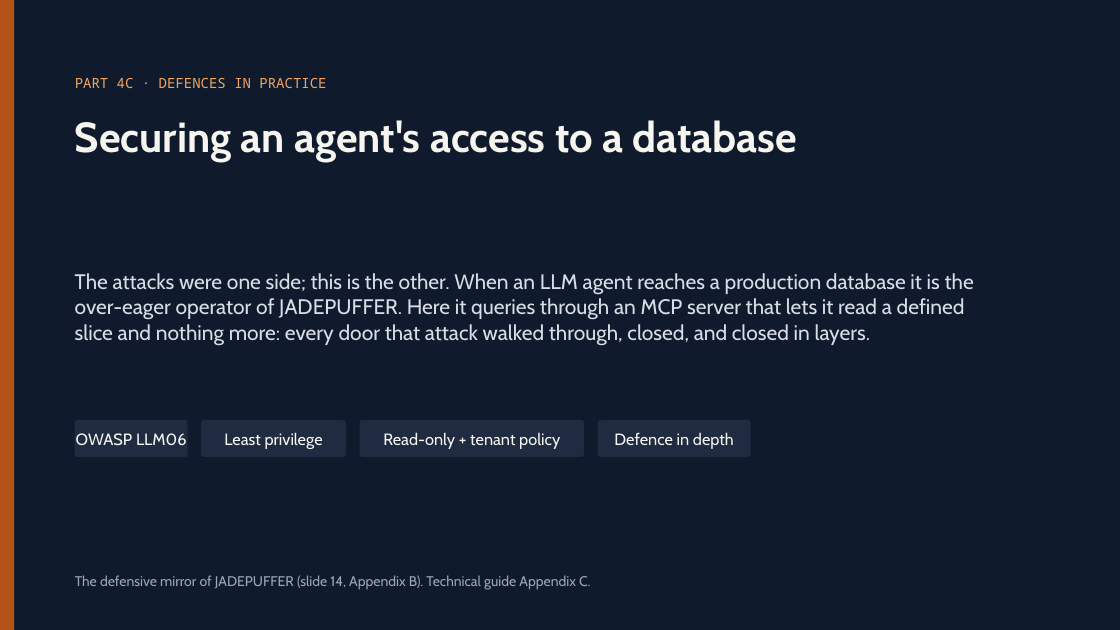
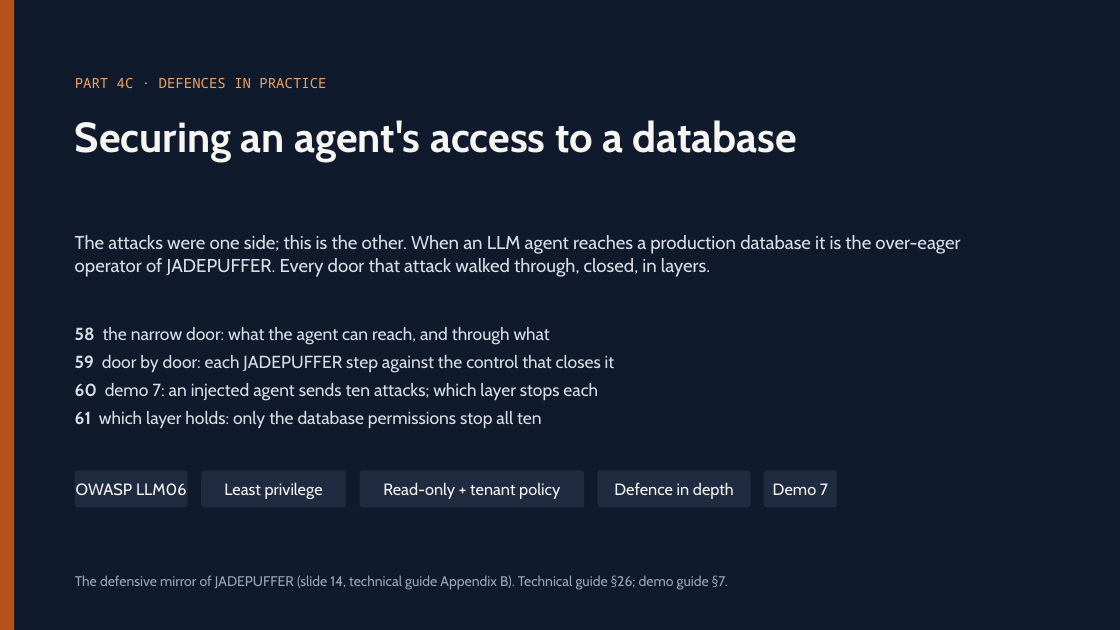
Before and after one commit to olonok69/graimatter_ML, a slide deck: slide 57 of docs/Adversarial_ML.pptx. Drawn at 1120x630 pixels with LibreOffice and Linux fonts; fonts in the diff are those of the drawing. Boxes give left, top, right and bottom in pixels: in the first picture for what was removed or moved away, otherwise in the second. Text is boxed around its words. In the diff, an @@ line names an element or a change of style, - is before the commit and + after.

```diff
--- a/docs/Adversarial_ML.pptx
+++ b/docs/Adversarial_ML.pptx
@@ text at <box>75,235,960,277</box>: text changed; size 18 to 16 pt @@
-The attacks were one side; this is the other. When an LLM agent reaches a production database it is the over-eager operator of JADEPUFFER. Here it queries through an MCP server that lets it read a defined slice and nothing more: every door that attack walked through, closed, and closed in layers.
+The attacks were one side; this is the other. When an LLM agent reaches a production database it is the over-eager operator of JADEPUFFER. Every door that attack walked through, closed, in layers.
@@ text added at <box>75,327,615,429</box>, 15 pt, text #D9DEE6 @@
+58 the narrow door: what the agent can reach, and through what
+59 door by door: each JADEPUFFER step against the control that closes it
+60 demo 7: an injected agent sends ten attacks; which layer stops each
+61 which layer holds: only the database permissions stop all ten
@@ 4 texts, 4 rounded rectangles: place and size @@
-4 texts, 4 rounded rectangles at <box>75,420,751,457</box>
+4 texts, 4 rounded rectangles at <box>75,471,751,507</box>
@@ rounded rectangle added at <box>765,471,838,507</box>, fill #1E2B40 @@
@@ text added at <box>773,483,828,495</box>, 14 pt, text #F6F5F0 @@
+Demo 7
@@ text at <box>75,575,728,590</box>: text changed @@
-The defensive mirror of JADEPUFFER (slide 14, Appendix B). Technical guide Appendix C.
+The defensive mirror of JADEPUFFER (slide 14, technical guide Appendix B). Technical guide §26; demo guide §7.
```
Also in this commit, not shown: 23 other slides changed, 1 slide added, 14 other files.
